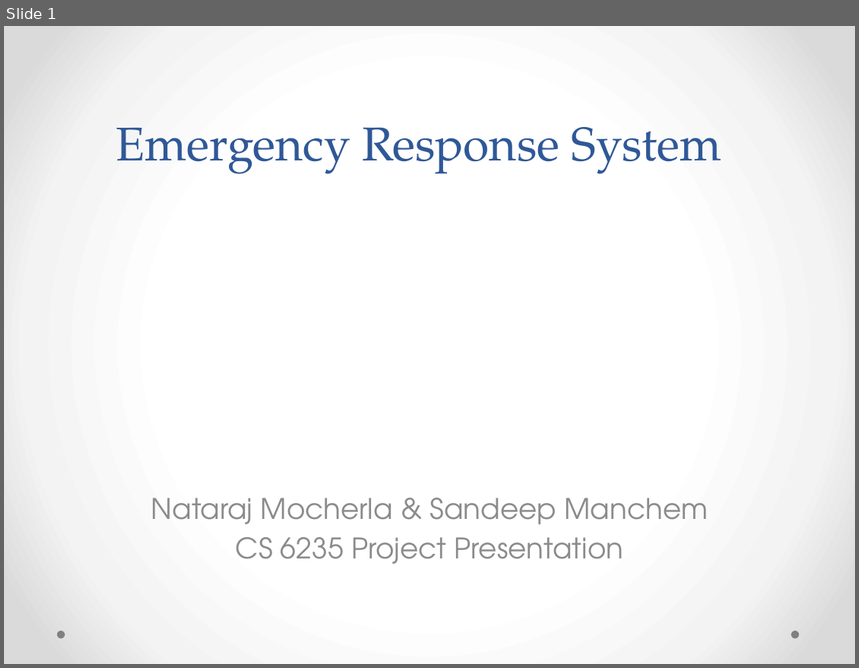
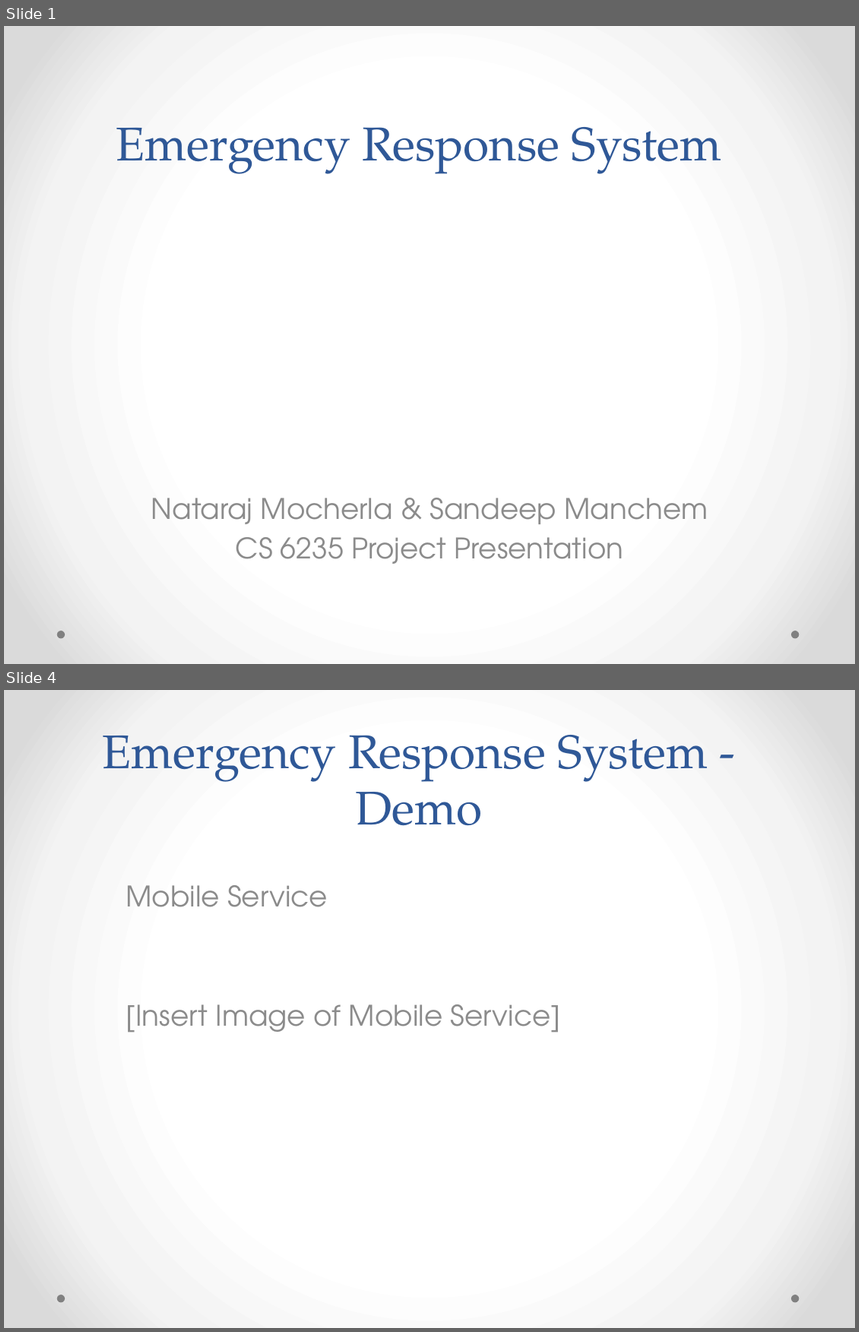
Before and after one commit to natrajkaushik/EmergencyResponseSystem, a slide deck: presentation/Emergency Response System.pptx. Shown one above the other, each under a label of ours: slide 1 before the commit, slides 1 and 4 after it; the slides between them are not shown. The pictures are 859x668 and 859x1332 pixels, drawn with LibreOffice and Linux fonts; fonts in the diff are those of the drawing. Boxes give left, top, right and bottom in pixels: in the first picture for what was removed or moved away, otherwise in the second. Text is boxed around its words. In the diff, an @@ line names an element or a change of style, - is before the commit and + after.

Commit message:
Added demo slides to ppt.

```diff
--- a/presentation/Emergency Response System.pptx
+++ b/presentation/Emergency Response System.pptx
@@ slide 4 added at (4, 690, 855, 1328), background gradient #FFFFFF to #F4F4F4 to #DADADA; not listed: 2 template elements that a slide beside it also shows @@
@@ title added at (103, 735, 709, 826), 40 pt, text #2F5897 @@
+Emergency Response System - Demo
@@ subtitle added at (126, 885, 561, 1032), 24 pt, text #8C8C8C @@
+Mobile Service
+[Insert Image of Mobile Service]
```
Also in this commit, not shown: 4 other slides added.
